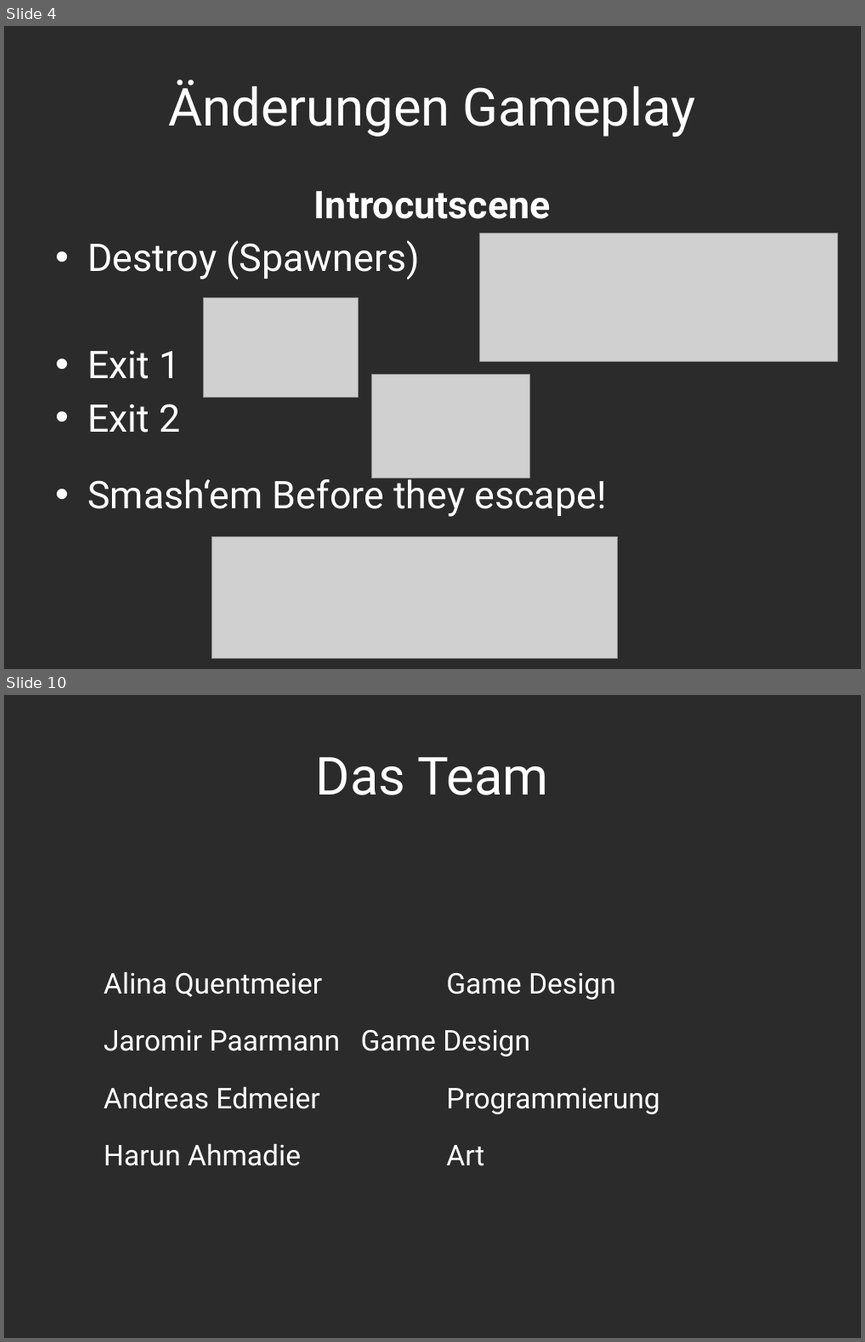
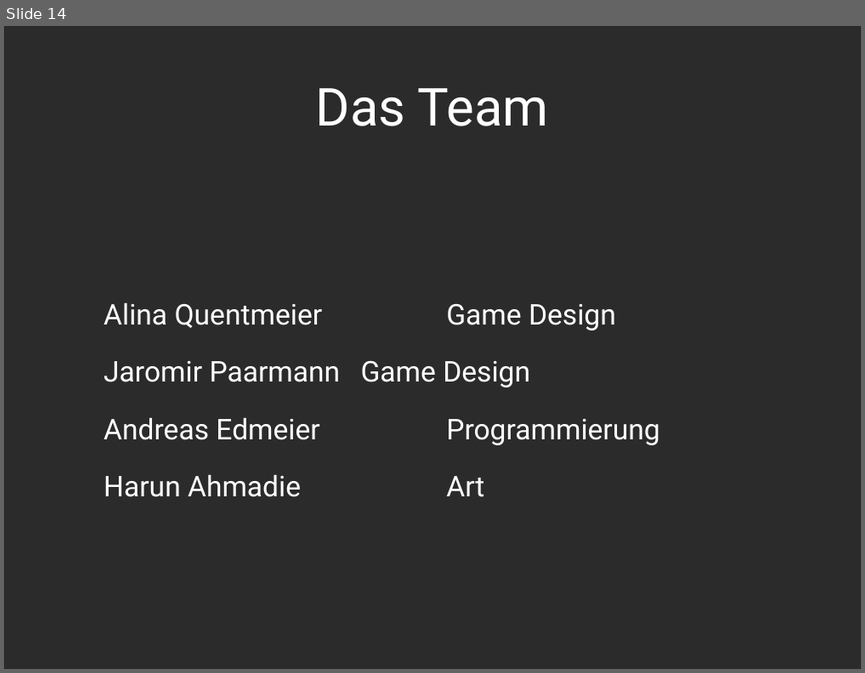
Before and after one commit to Assertores/HammerMan, a slide deck: Documentation/PowerPoint/HammerjaegerGate02.pptx. Shown one above the other, each under a label of ours: slides 4 and 10 before the commit, slide 14 after it; the slides between them are not shown. The pictures are 865x1342 and 865x673 pixels, drawn with LibreOffice and Linux fonts; fonts in the diff are those of the drawing; grey boxes stand for pictures; background and template pictures are left out; a plain dark background stands for a picture behind light text. Boxes give left, top, right and bottom in pixels: in the first picture for what was removed or moved away, otherwise in the second. Text is boxed around its words. In the diff, an @@ line names an element or a change of style, - is before the commit and + after.

```diff
--- a/Documentation/PowerPoint/HammerjaegerGate02.pptx
+++ b/Documentation/PowerPoint/HammerjaegerGate02.pptx
@@ slide 4 removed at box(4, 26, 861, 669), background picture (left out) @@
@@ title removed at box(168, 80, 696, 136) @@
-Änderungen Gameplay
@@ text removed at box(87, 191, 606, 516) @@
-Introcutscene
-• Destroy (Spawners)
-• Exit 1
-• Exit 2
-• Smash‘em Before they escape!
@@ picture removed at box(479, 233, 838, 362) @@
@@ picture removed at box(203, 298, 358, 397) @@
@@ picture removed at box(371, 374, 530, 477) @@
@@ picture removed at box(212, 536, 618, 658) @@
@@ what was slide 10 is now slide 14 @@
```
Also in this commit, not shown: 2 slides changed, 11 slides added, 6 other slides removed.
